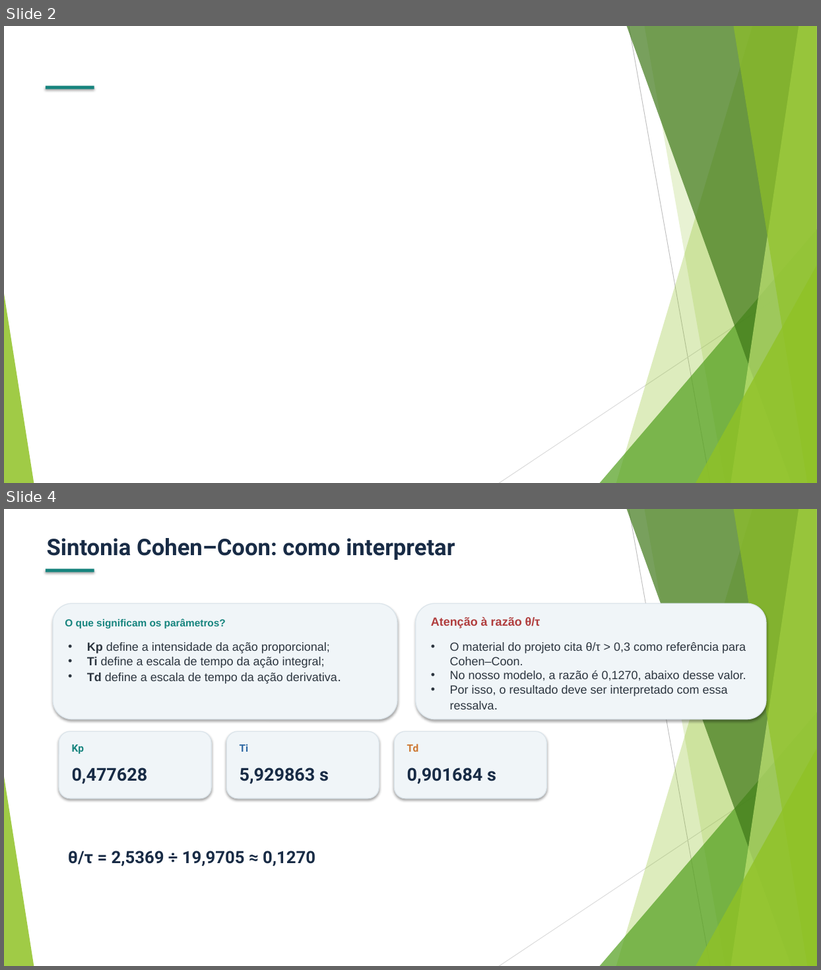
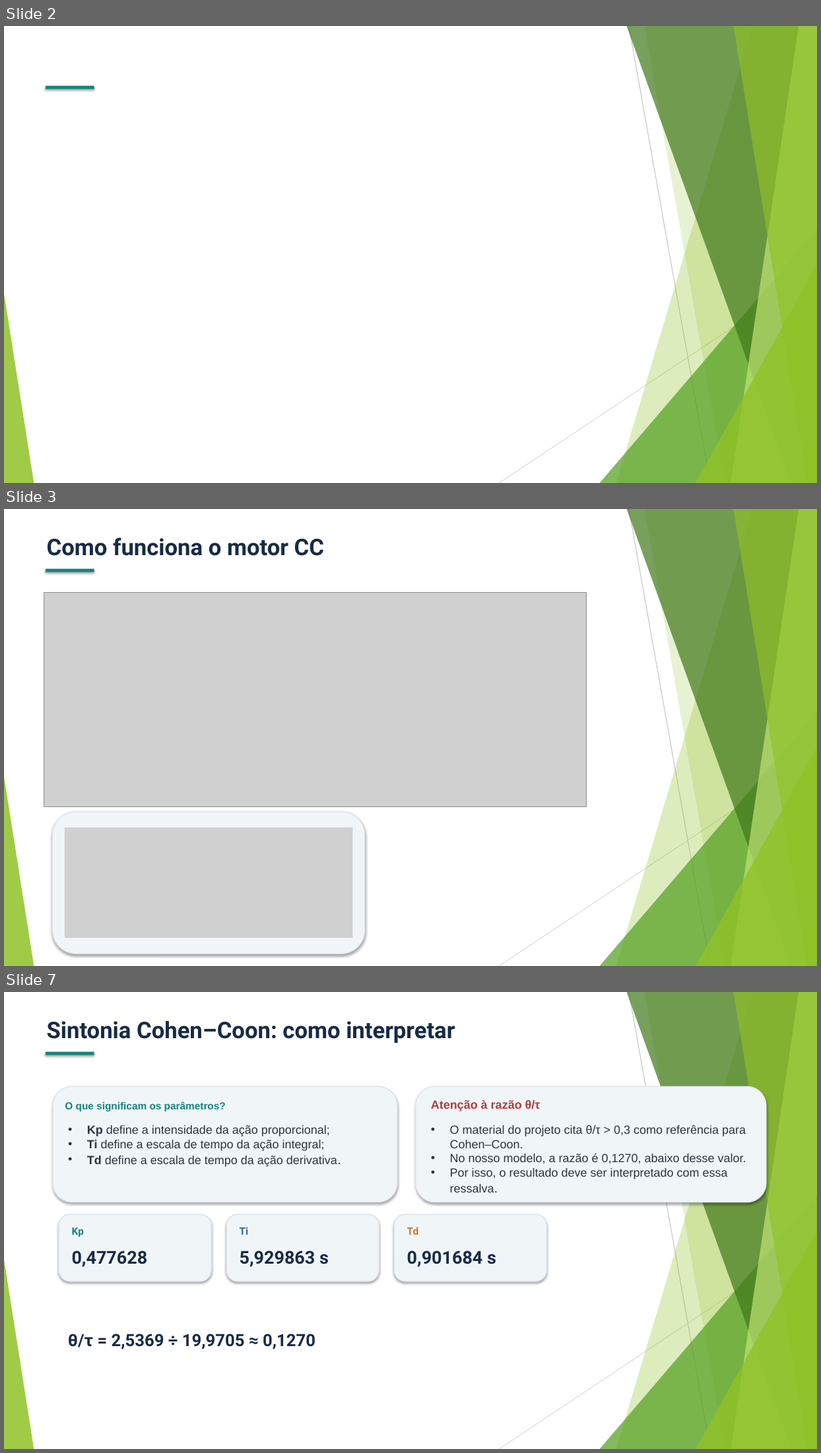
Before and after one commit to MariaRitaRR/projeto-de-embarcados-c13, a slide deck: Slides_Projeto_C13_1.pptx. Shown one above the other, each under a label of ours: slides 2 and 4 before the commit, slides 2, 3 and 7 after it; the slides between them are not shown. The pictures are 821x970 and 821x1453 pixels, drawn with LibreOffice and Linux fonts; fonts in the diff are those of the drawing; grey boxes stand for pictures. Boxes give left, top, right and bottom in pixels: in the first picture for what was removed or moved away, otherwise in the second. Text is boxed around its words. In the diff, an @@ line names an element or a change of style, - is before the commit and + after.

Commit message:
docs: adiciona slides da planta e do dataset
- funcionamento do motor CC
- do motor ao modelo FOPDT
- dataset do ensaio da curva de reação

```diff
--- a/Slides_Projeto_C13_1.pptx
+++ b/Slides_Projeto_C13_1.pptx
@@ slide 3 added at bbox=[4, 509, 817, 966], background #FFFFFF; not listed: 10 template elements that a slide beside it also shows @@
@@ text added at bbox=[47, 537, 324, 556], 27 pt, text #182B45, bold @@
+Como funciona o motor CC
@@ rectangle added at bbox=[46, 569, 94, 572], fill #16847E @@
@@ picture added at bbox=[44, 593, 587, 807] @@
@@ rounded rectangle added at bbox=[52, 812, 364, 955], fill #F0F5F8, outline #DCE5EB 1 pt @@
@@ picture added at bbox=[64, 827, 352, 939] @@
@@ what was slide 4 is now slide 7 @@
```
Also in this commit, not shown: 1 slide changed, 2 other slides added.
